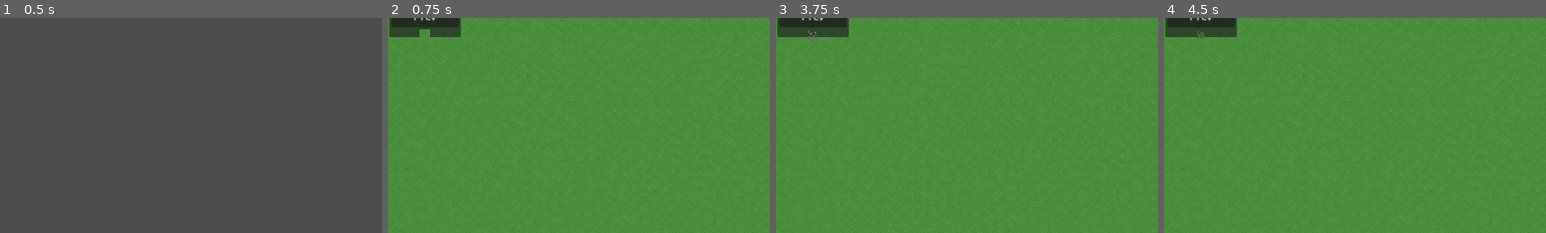
Above: before the commit, frames 1-4 (left to right).
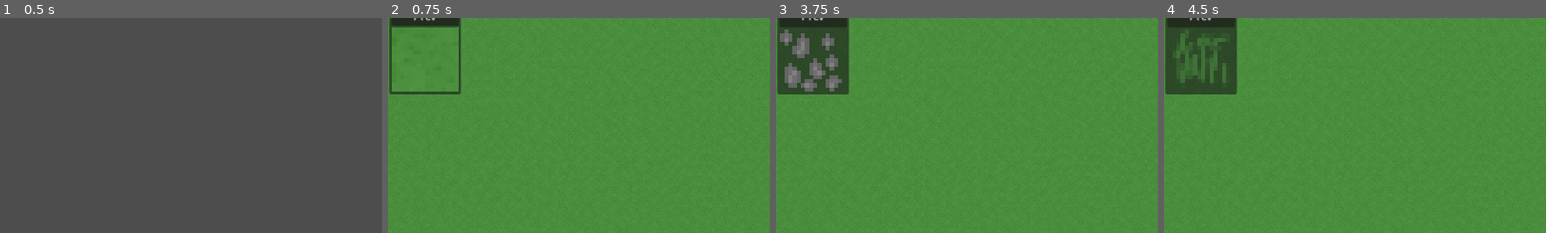
Above: after the commit, the same moments.

Repository: wssuomi/pirate-jam-14
Game: Godot game, scene res://scenes/main_menu.tscn
Two runs of this game, one before a commit and one after it. Both use one fixed random seed, a clock stepped at 60 frames per second and the inputs below.
Inputs:
- Up to frame 1 (0.5 s): no input
- Up to frame 2 (0.75 s): click "Editor" at 0.5 s
- Up to frame 3 (3.75 s): click "Next" at 1.25 s; click "Next" at 2 s; click "Ground" at 2.75 s; click "Resources" at 3.5 s
- Up to frame 4 (4.5 s): click "Decorations" at 4.25 s
The pictures show only the part of the screen within x 0-50%, y 42-92%; the shares and areas given below are measured in that part.

Frame 1 is identical in both runs. In frame 2, 1.4% of the frame differs, in the area x 0-20%, y 3-36%; in frame 3, 5.1%, in the area x 0-20%, y 5-36%; in frame 4, 5.0%.

Commit message:
increased size of selected tile preview

Diff:
--- a/scenes/editor.tscn
+++ b/scenes/editor.tscn
@@ -75,20 +75,31 @@
 offset_left = 2.0
 offset_top = 2.0
 offset_right = 110.0
-offset_bottom = 304.0
+offset_bottom = 390.0
 
 [node name="Panel" type="Panel" parent="CanvasLayer/Control"]
 layout_mode = 0
 offset_right = 108.0
-offset_bottom = 302.0
+offset_bottom = 388.0
 mouse_filter = 1
+
+[node name="SelectedTile" type="TextureRect" parent="CanvasLayer/Control"]
+texture_filter = 1
+layout_mode = 2
+offset_left = 4.0
+offset_top = 284.0
+offset_right = 104.0
+offset_bottom = 384.0
+texture = SubResource("AtlasTexture_0p610")
+expand_mode = 1
+stretch_mode = 4
 
 [node name="MarginContainer" type="MarginContainer" parent="CanvasLayer/Control"]
 layout_mode = 0
 offset_left = 3.0
 offset_top = 3.0
 offset_right = 105.0
-offset_bottom = 299.0
+offset_bottom = 385.0
 
 [node name="VBoxContainer" type="VBoxContainer" parent="CanvasLayer/Control/MarginContainer"]
 layout_mode = 2
@@ -132,12 +143,6 @@
 layout_mode = 2
 mouse_filter = 1
 text = "Prev"
-
-[node name="SelectedTile" type="TextureRect" parent="CanvasLayer/Control/MarginContainer/VBoxContainer"]
-texture_filter = 1
-layout_mode = 2
-texture = SubResource("AtlasTexture_0p610")
-stretch_mode = 3
 
 [node name="Camera" type="Camera2D" parent="."]
 position = Vector2(576, 324)
--- a/scripts/editor.gd
+++ b/scripts/editor.gd
@@ -1,8 +1,9 @@
 extends Node2D
 
 @onready var map = $Map
-@onready var selected_tile_tex: TextureRect = $CanvasLayer/Control/MarginContainer/VBoxContainer/SelectedTile
+#@onready var selected_tile_tex: TextureRect = $CanvasLayer/Control/MarginContainer/VBoxContainer/SelectedTile
 @onready var preview_tile: TextureRect = $PreviewTile
+@onready var selected_tile_tex = $CanvasLayer/Control/SelectedTile
 
 const Tile = preload("res://scripts/Tile.gd").Tile
 const GRID_WIDTH = 128
